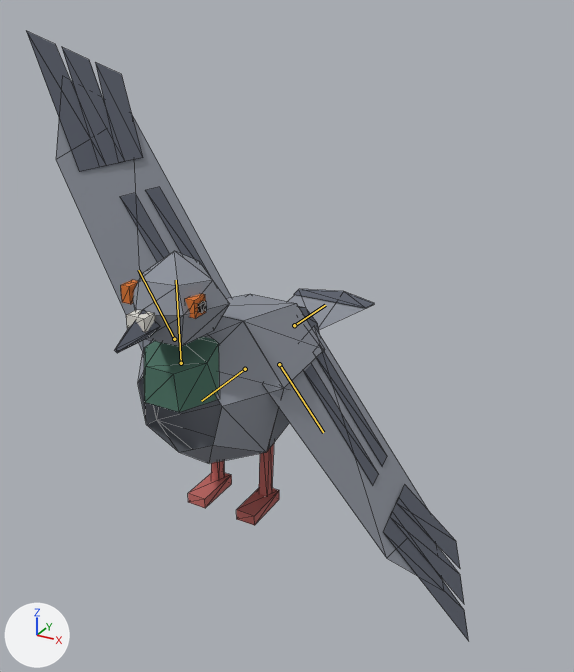
What one commit did to the glTF model game/assets/modelle/vogel_taube.glb.
Before and after are seen from a 50 mm lens placed at (0.544, -0.865, 0.699), pointed at (0.042, 0.048, 0.242). Lighting does not change. The marker at lower left points along +X, +Y and +Z. The picture after the commit comes second. Both versions are drawn at frame 7 of the action 'Fliegen'; the numbers are the values there. The bones that bend it are drawn over the model as lines. Mesh edges are drawn as thin lines.

In view in the first picture: 'Vogel'.
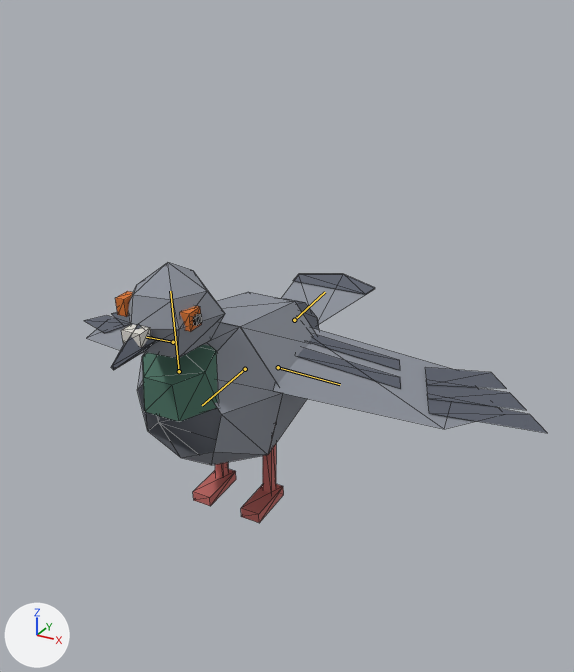
Changed parts and their boxes (x1, y1, x2, y2) in the pictures (574 x 672 px):
'Vogel', posed (57% shorter)
    before: (26, 31, 469, 641)
    after: (84, 262, 547, 523)
bone 'Koerper', root to tip
    before: (245, 369) to (201, 401)
    after: (245, 369) to (202, 405)
bone 'Fluegel_L', root to tip
    before: (279, 364) to (323, 432)
    after: (278, 367) to (340, 384)
bone 'Fluegel_R', root to tip
    before: (174, 339) to (138, 270)
    after: (173, 342) to (146, 337)
bone 'Schwanz', root to tip
    before: (294, 325) to (325, 305)
    after: (294, 320) to (325, 292)

The change, as a diff of the scene's bpy script:
```diff
--- a/game/assets/modelle/vogel_taube.glb.py
+++ b/game/assets/modelle/vogel_taube.glb.py
@@ bone_koerper @@
 bone_koerper = bpy.data.objects['Skelett'].pose.bones['Koerper']
-bone_koerper.rotation_quaternion = (1.0, 0.0, 0.0, 0.0)  # degrees (0, 0, 0)
+bone_koerper.rotation_quaternion = (0.999, -0.032, 0.0, 0.0)  # degrees (-4, 0, 0)
@@ bone_fluegel_l @@
 bone_fluegel_l = bpy.data.objects['Skelett'].pose.bones['Fluegel_L']  # child of 'Koerper'
-bone_fluegel_l.rotation_quaternion = (0.885, -0.461, -0.032, 0.062)  # degrees (-55, 0, 8)
-bone_fluegel_l.scale = (1.0, 1.0, 1.0)
+bone_fluegel_l.rotation_quaternion = (0.97, -0.137, -0.028, 0.197)  # degrees (-16, 0, 23)
+bone_fluegel_l.scale = (1.0, 0.77, 1.0)
@@ bone_fluegel_r @@
 bone_fluegel_r = bpy.data.objects['Skelett'].pose.bones['Fluegel_R']  # child of 'Koerper'
-bone_fluegel_r.rotation_quaternion = (0.885, 0.461, -0.032, -0.062)  # degrees (55, 0, -8)
-bone_fluegel_r.scale = (1.0, 1.0, 1.0)
+bone_fluegel_r.rotation_quaternion = (0.97, -0.137, 0.028, -0.197)  # degrees (-16, 0, -23)
+bone_fluegel_r.scale = (1.0, 0.77, 1.0)
@@ bone_schwanz @@
 bone_schwanz = bpy.data.objects['Skelett'].pose.bones['Schwanz']  # child of 'Koerper'
-bone_schwanz.rotation_quaternion = (0.999, -0.052, 0.0, 0.0)  # degrees (-6, 0, 0)
+bone_schwanz.rotation_quaternion = (-1.0, 0.02, 0.0, 0.0)  # degrees (-2, 0, 0)
```
